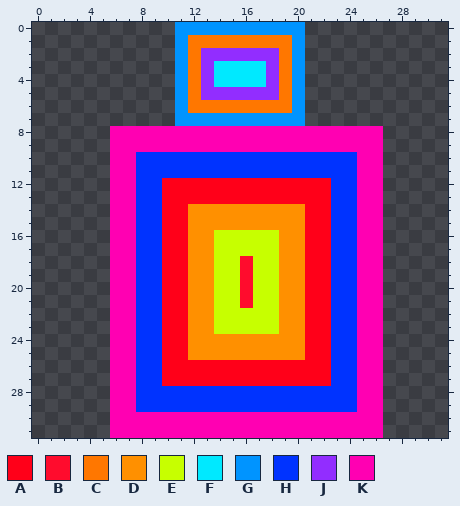
One commit to this pixel-art sprite: imgs/Joueur.png. This is how it looked before the edit.
The file is 32x32 pixels.
Palette (. is transparent): A #ff0019  B #ff0c2d  C #ff7700  D #ff9000  E #c7ff00  F #00e9ff  G #0094ff  H #0033ff  J #922dff  K #ff00b2
Pixels before, first column x 6:
 0 .....GGGGGGGGGG......
 1 .....GCCCCCCCCG......
 2 .....GCJJJJJJCG......
 3 .....GCJFFFFJCG......
 4 .....GCJFFFFJCG......
 5 .....GCJJJJJJCG......
 6 .....GCCCCCCCCG......
 7 .....GGGGGGGGGG......
 8 KKKKKKKKKKKKKKKKKKKKK
 9 KKKKKKKKKKKKKKKKKKKKK
10 KKHHHHHHHHHHHHHHHHHKK
11 KKHHHHHHHHHHHHHHHHHKK
12 KKHHAAAAAAAAAAAAAHHKK
13 KKHHAAAAAAAAAAAAAHHKK
14 KKHHAADDDDDDDDDAAHHKK
15 KKHHAADDDDDDDDDAAHHKK
16 KKHHAADDEEEEEDDAAHHKK
17 KKHHAADDEEEEEDDAAHHKK
18 KKHHAADDEEBEEDDAAHHKK
19 KKHHAADDEEBEEDDAAHHKK
20 KKHHAADDEEBEEDDAAHHKK
21 KKHHAADDEEBEEDDAAHHKK
22 KKHHAADDEEEEEDDAAHHKK
23 KKHHAADDEEEEEDDAAHHKK
24 KKHHAADDDDDDDDDAAHHKK
25 KKHHAADDDDDDDDDAAHHKK
26 KKHHAAAAAAAAAAAAAHHKK
27 KKHHAAAAAAAAAAAAAHHKK
28 KKHHHHHHHHHHHHHHHHHKK
29 KKHHHHHHHHHHHHHHHHHKK
30 KKKKKKKKKKKKKKKKKKKKK
31 KKKKKKKKKKKKKKKKKKKKK
After the commit:
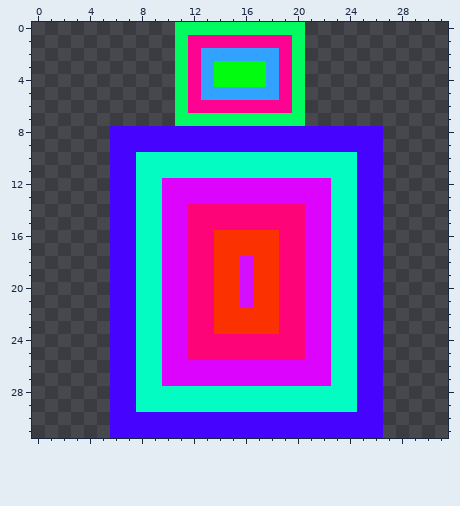
Changes in this commit:
colour A: #ff0019 -> #dc04fd
colour B: #ff0c2d -> #d40ffd
colour C: #ff7700 -> #fd0391
colour D: #ff9000 -> #fe0479
colour E: #c7ff00 -> #fc3102
colour F: #00e9ff -> #02fc0f
colour G: #0094ff -> #01fb61
colour H: #0033ff -> #02fcc2
colour J: #922dff -> #31a2ff
colour K: #ff00b2 -> #4603fd
